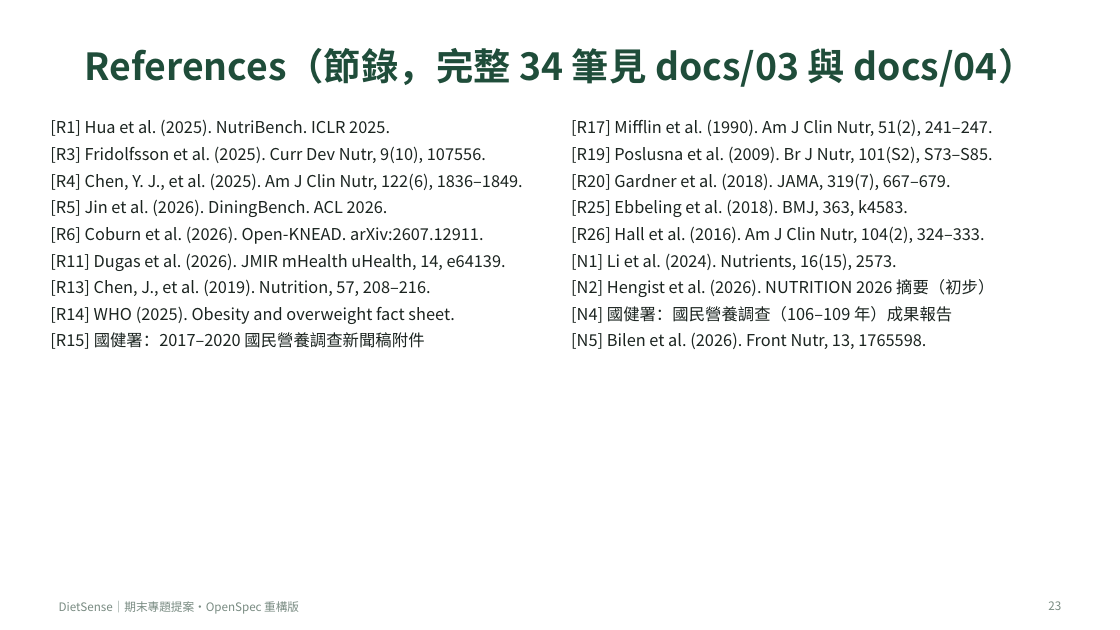
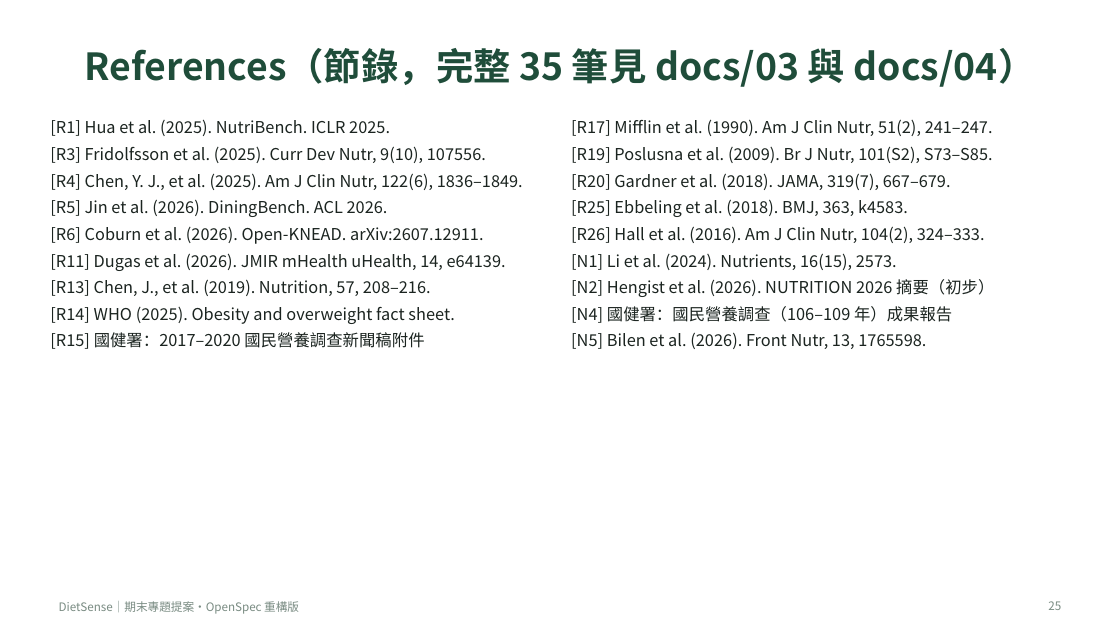
Before and after one commit to A0966411725-png/dietsense-proposal, a slide deck: slide 25 of presentation/DietSense_Proposal_Refactored.pptx (slide 23 before the commit). Drawn at 1120x630 pixels with LibreOffice and Linux fonts; fonts in the diff are those of the drawing. Boxes give left, top, right and bottom in pixels: in the first picture for what was removed or moved away, otherwise in the second. Text is boxed around its words. In the diff, an @@ line names an element or a change of style, - is before the commit and + after.

```diff
--- a/presentation/DietSense_Proposal_Refactored.pptx
+++ b/presentation/DietSense_Proposal_Refactored.pptx
@@ title at bbox=[85, 48, 1036, 87]: text changed @@
-References（節錄，完整 34 筆見 docs/03 與 docs/04）
+References（節錄，完整 35 筆見 docs/03 與 docs/04）
@@ page number at bbox=[1048, 601, 1061, 610]: text changed @@
-23
+25
```
Also in this commit, not shown: 10 other slides changed, 2 slides added, 25 other files.
